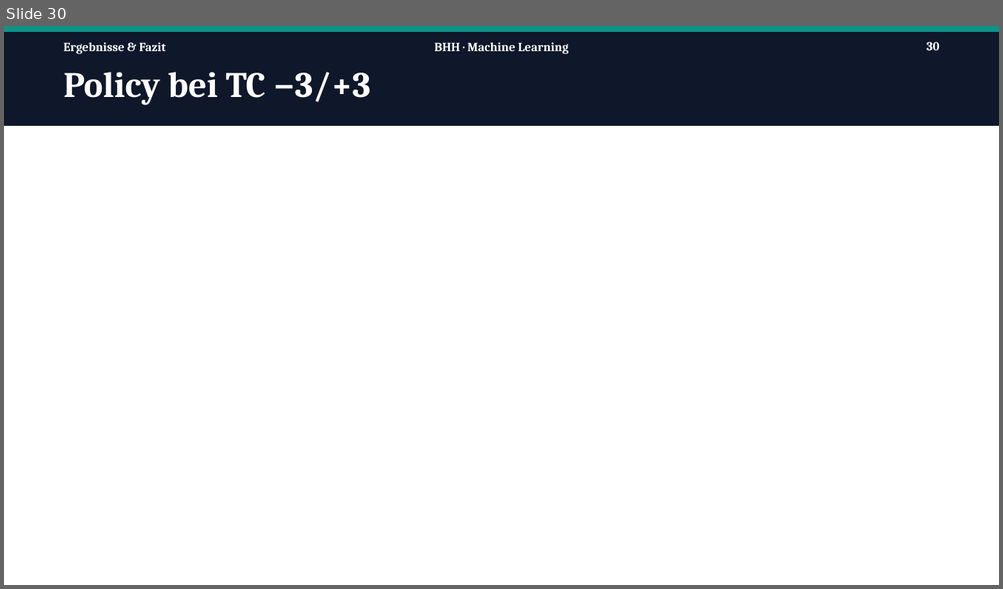
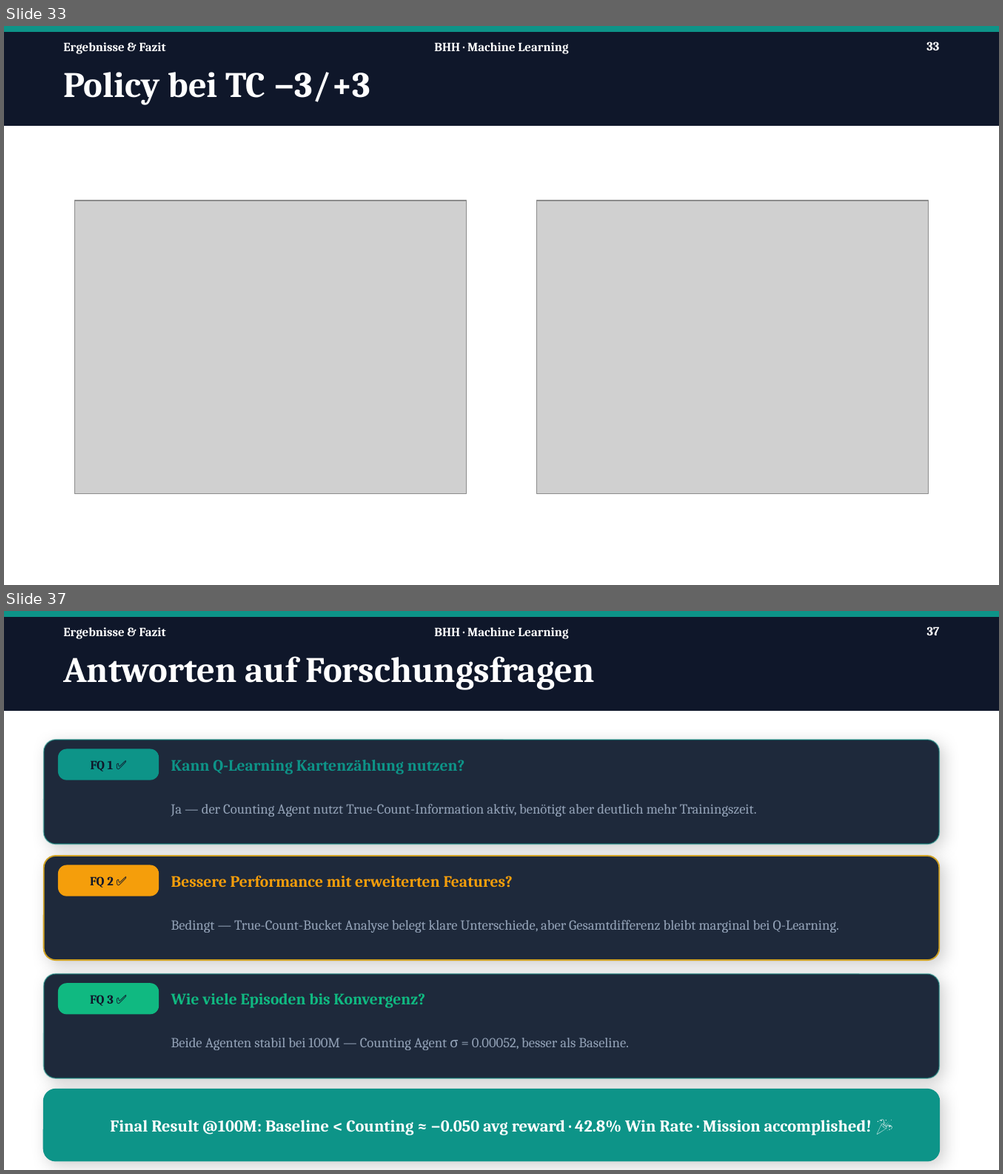
Before and after one commit to Tom-N-M/ml-blackjack, a slide deck: Präsi/PP_v2.pptx. Shown one above the other, each under a label of ours: slide 30 before the commit, slides 33 and 37 after it; the slides between them are not shown. The pictures are 1003x589 and 1003x1174 pixels, drawn with LibreOffice and Linux fonts; fonts in the diff are those of the drawing; grey boxes stand for pictures. Boxes give left, top, right and bottom in pixels: in the first picture for what was removed or moved away, otherwise in the second. Text is boxed around its words. In the diff, an @@ line names an element or a change of style, - is before the commit and + after.

Commit message:
Ergebnisse & Fazit ref #15

```diff
--- a/Präsi/PP_v2.pptx
+++ b/Präsi/PP_v2.pptx
@@ slide 37 added at (4, 611, 999, 1170), background #FFFFFF @@
@@ rectangle added at (4, 611, 999, 710), fill #0F172A, outline #0F172A 1 pt @@
@@ rectangle added at (4, 611, 999, 616), fill #0D9488, outline #0D9488 1 pt @@
@@ text added at (63, 627, 166, 639), 9 pt, text #FFFFFF, bold @@
+Ergebnisse & Fazit
@@ text added at (434, 627, 568, 639), 9 pt, text #FFFFFF, bold @@
+BHH · Machine Learning
@@ page number added at (927, 627, 939, 635), 9 pt, text #FFFFFF, bold @@
+37
@@ text added at (63, 656, 595, 690), 26 pt, text #FFFFFF, bold @@
+Antworten auf Forschungsfragen
@@ rounded rectangle added at (44, 739, 939, 843), fill #1E293B, outline #0D9488 1 pt @@
@@ rounded rectangle added at (59, 750, 158, 780), fill #0D9488, outline #0D9488 1 pt @@
@@ text added at (91, 760, 114, 772), 9 pt, text #0F172A, bold @@
+FQ 1 ✅
@@ text added at (171, 760, 464, 775), 11.5 pt, text #0D9488, bold @@
+Kann Q-Learning Kartenzählung nutzen?
@@ text added at (171, 804, 757, 817), 10 pt, text #94A3B8 @@
+Ja — der Counting Agent nutzt True-Count-Information aktiv, benötigt aber deutlich mehr Trainingszeit.
@@ rounded rectangle added at (44, 856, 939, 960), fill #1E293B, outline #CFA122 1 pt @@
@@ rounded rectangle added at (59, 866, 158, 895), fill #F59E0B, outline #F59E0B 1 pt @@
@@ text added at (90, 877, 114, 888), 9 pt, text #0F172A, bold @@
+FQ 2 ✅
@@ text added at (171, 875, 512, 888), 11.5 pt, text #F59E0B, bold @@
+Bessere Performance mit erweiterten Features?
@@ text added at (171, 920, 839, 933), 10 pt, text #94A3B8 @@
+Bedingt — True-Count-Bucket Analyse belegt klare Unterschiede, aber Gesamtdifferenz bleibt marginal bei Q-Learning.
@@ rounded rectangle added at (44, 974, 939, 1079), fill #1E293B, outline #0D9488 1 pt @@
@@ rounded rectangle added at (59, 984, 158, 1014), fill #10B981, outline #10B981 1 pt @@
@@ text added at (90, 995, 114, 1006), 9 pt, text #0F172A, bold @@
+FQ 3 ✅
@@ text added at (171, 994, 425, 1008), 11.5 pt, text #10B981, bold @@
+Wie viele Episoden bis Konvergenz?
@@ text added at (171, 1038, 629, 1051), 10 pt, text #94A3B8 @@
+Beide Agenten stabil bei 100M — Counting Agent σ = 0.00052, besser als Baseline.
@@ rounded rectangle added at (44, 1089, 939, 1161), fill #0D9488, outline #0D9488 1 pt @@
@@ text added at (110, 1120, 871, 1136), 12 pt, text #FFFFFF, bold @@
+Final Result @100M: Baseline < Counting ≈ −0.050 avg reward · 42.8% Win Rate · Mission accomplished! 🎉
@@ what was slide 30 is now slide 33 @@
@@ slide 33 changed as well @@
@@ page number at (926, 42, 939, 50): text changed @@
-30
+33
@@ picture added at (74, 201, 466, 494) @@
@@ picture added at (536, 201, 928, 494) @@
```
Also in this commit, not shown: 6 other slides changed, 6 other slides added, 1 slide removed, 5 other files.
